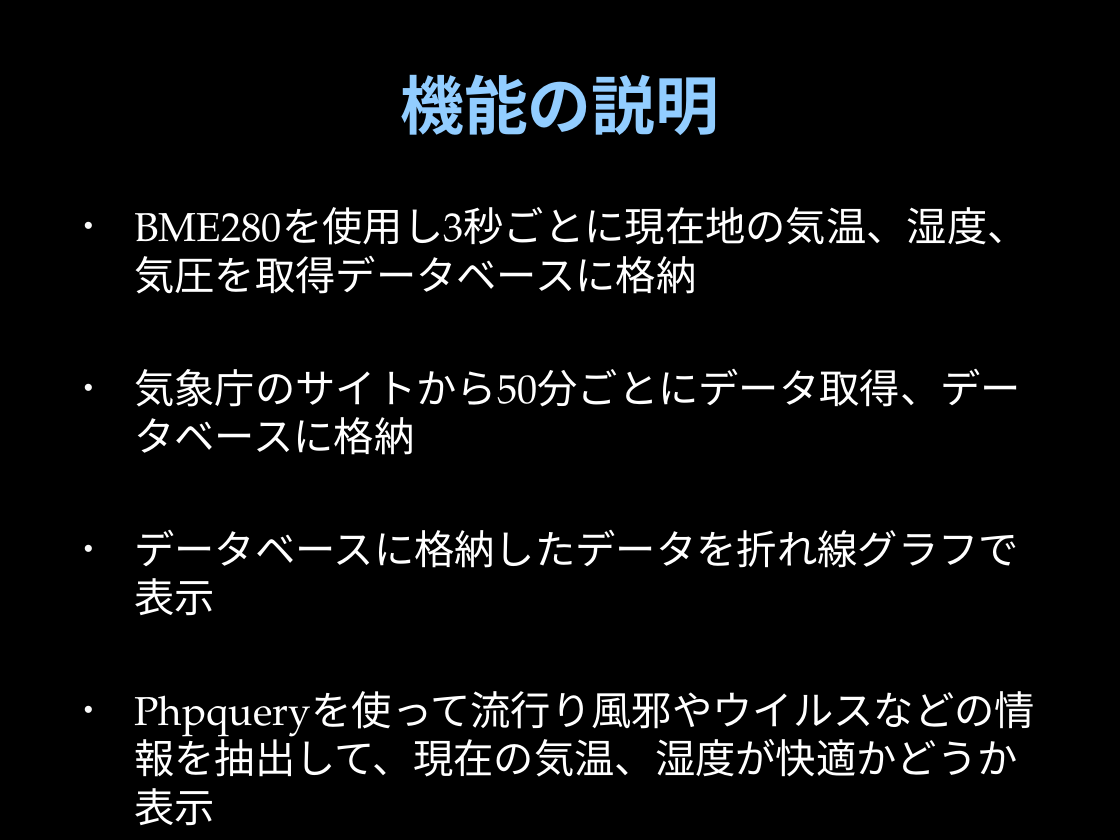
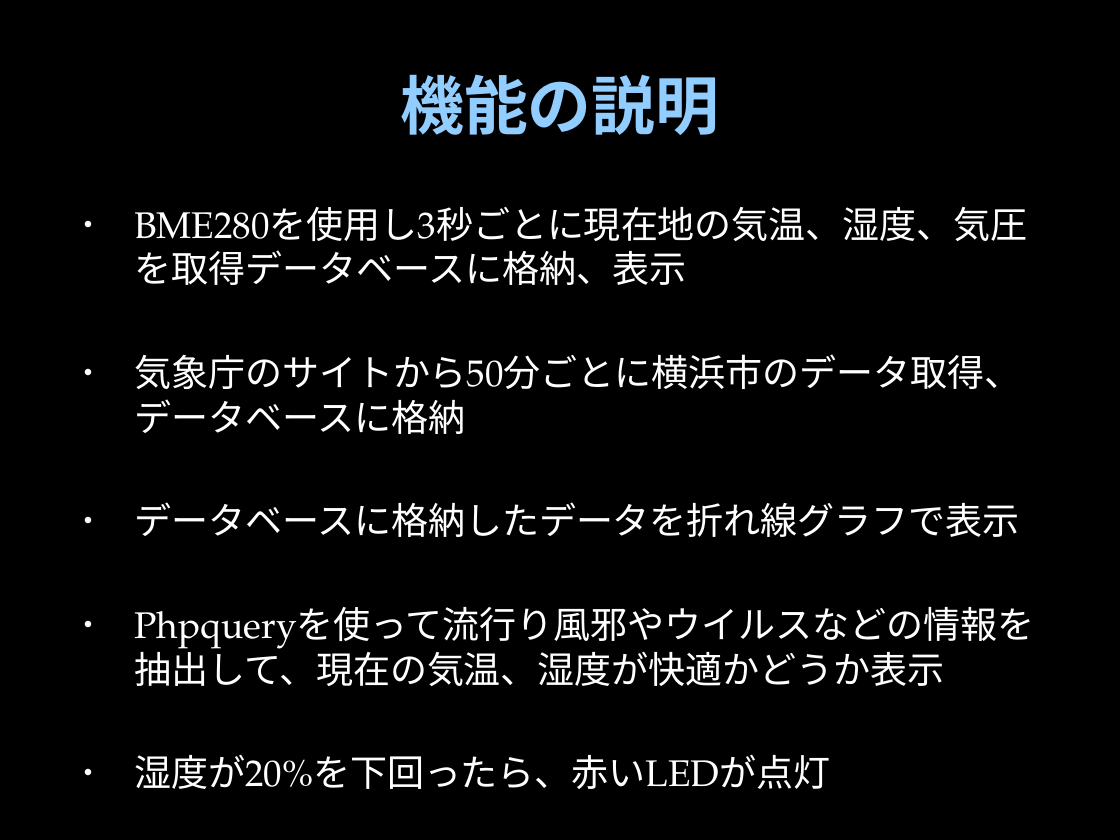
Before and after one commit to 670ml/artshackathon, a slide deck: slide 4 of 発表資料.pptx. Drawn at 1120x840 pixels with LibreOffice and Linux fonts; fonts in the diff are those of the drawing; background and template pictures are left out. Boxes give left, top, right and bottom in pixels: in the first picture for what was removed or moved away, otherwise in the second. Text is boxed around its words. In the diff, an @@ line names an element or a change of style, - is before the commit and + after.

```diff
--- a/発表資料.pptx
+++ b/発表資料.pptx
@@ text at [134, 207, 1028, 434]: text changed; size 25.9 to 23.8 pt @@
-• BME280を使用し3秒ごとに現在地の気温、湿度、気圧を取得データベースに格納
-• 気象庁のサイトから50分ごとにデータ取得、データベースに格納
+• BME280を使用し3秒ごとに現在地の気温、湿度、気圧を取得データベースに格納、表示
+• 気象庁のサイトから50分ごとに横浜市のデータ取得、データベースに格納
@@ text at [134, 502, 1020, 686]: size 25.9 to 23.8 pt in "データベースに格納したデータを折れ線グラフで表示", "Phpqueryを使って流行り風邪やウイルスなどの情報を抽出して、現在の気温、湿度が快適かどうか表示" @@
@@ text at [134, 755, 830, 789]: paragraph added @@
+• 湿度が20%を下回ったら、赤いLEDが点灯
```
Also in this commit, not shown: 1 other file.
